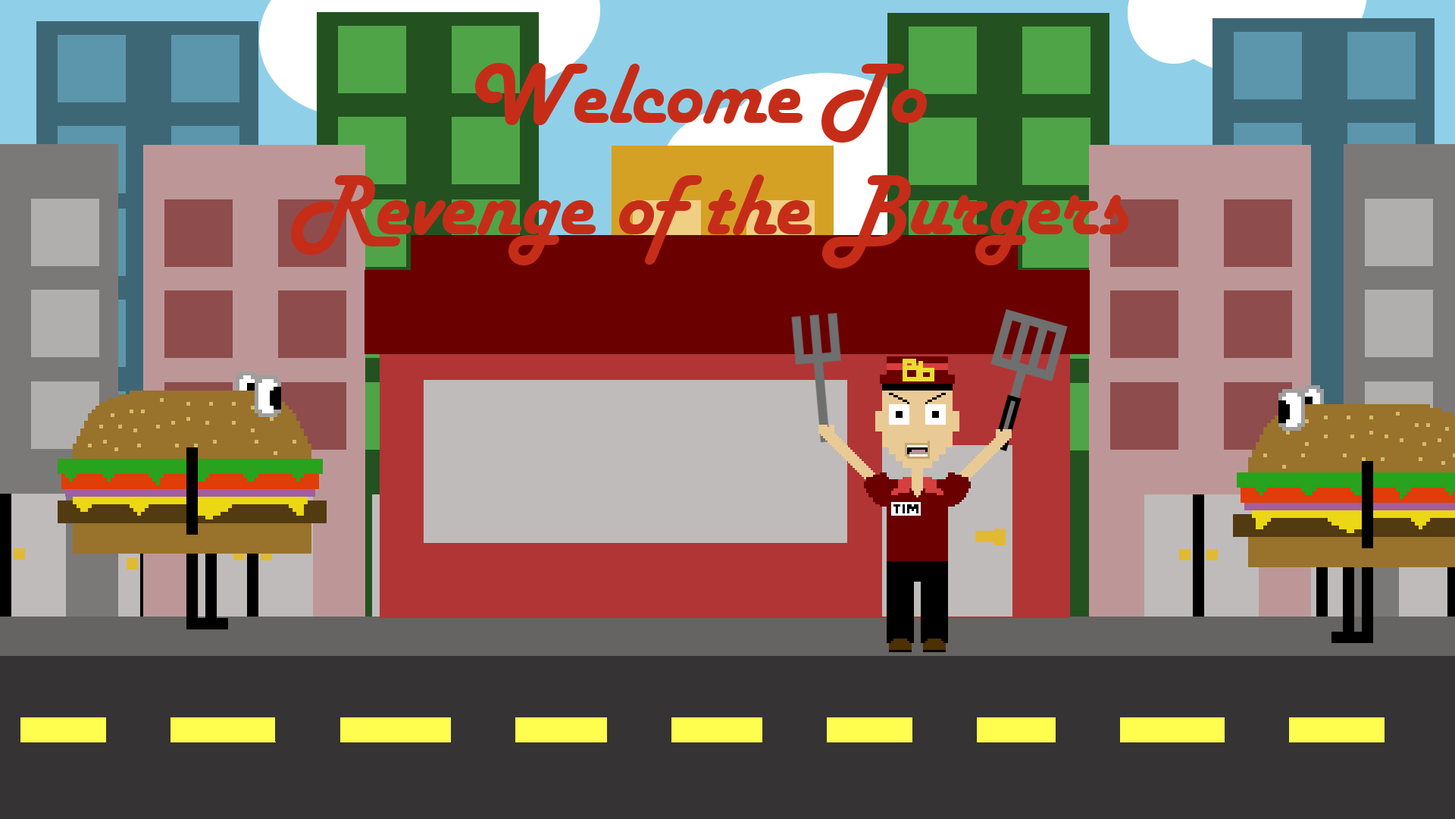
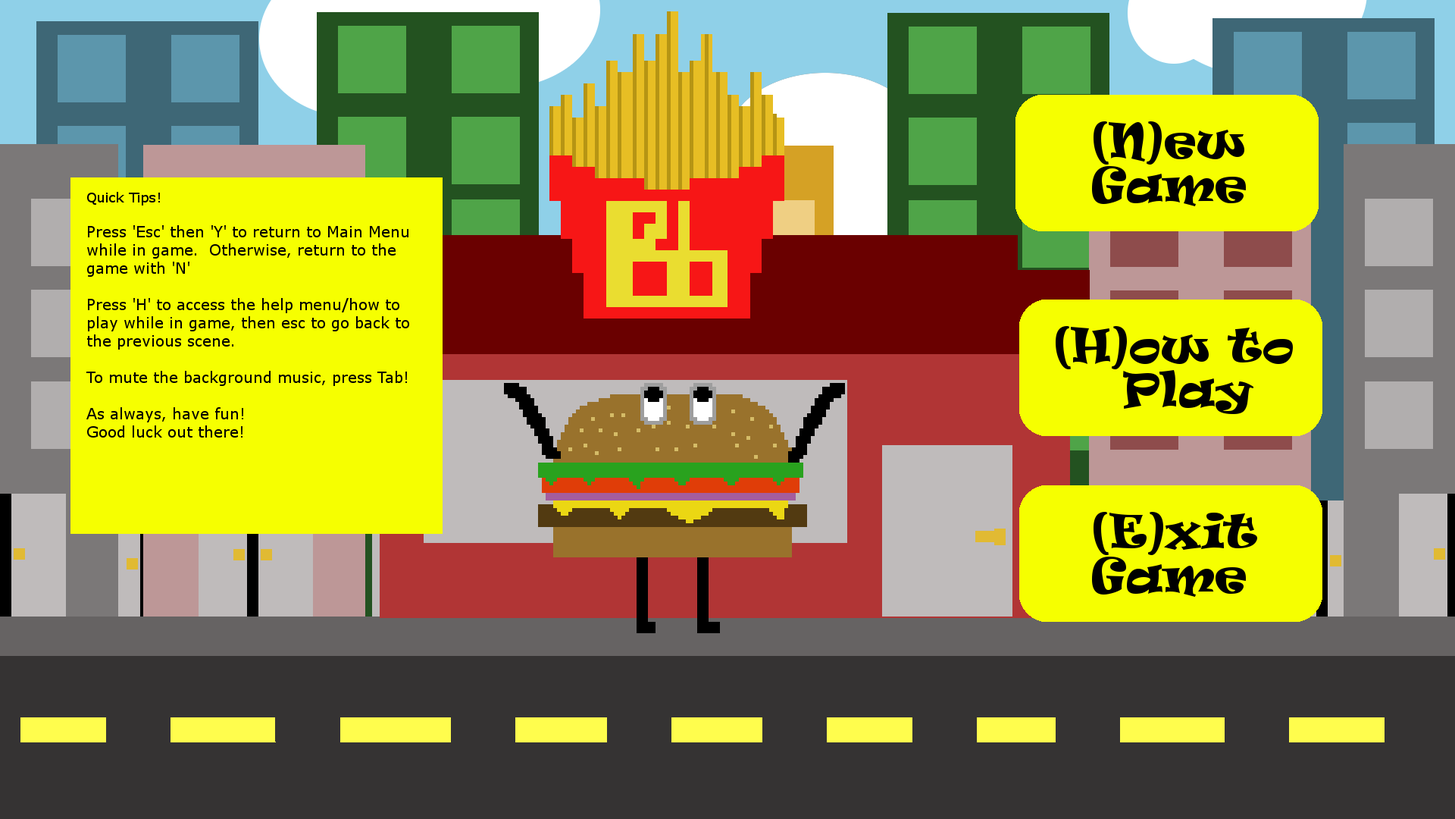
Before/after of a 1455px x 819px layered artwork. What changed in the layer stack:
hid "sprite_1.png #1" over (x1=818, y1=356, x2=1012, y2=652)
hid "Fork.png" over (x1=790, y1=312, x2=843, y2=443)
hid "Spatula.png" over (x1=989, y1=308, x2=1069, y2=452)
showed "(N)ew Game" over (x1=1092, y1=121, x2=1247, y2=207)
showed "(H)ow to ..." over (x1=1055, y1=325, x2=1294, y2=414)
showed "(E)xit ..." over (x1=1092, y1=511, x2=1258, y2=597)
showed "Main Menu Burger" over (x1=504, y1=382, x2=846, y2=633)
showed "Main Menu Vertical Buttons" over (x1=1015, y1=94, x2=1323, y2=622)
added layer "Quick Tips! ..." above "Layer" over (x1=86, y1=191, x2=410, y2=438)
added layer "Layer" above "Main Menu Fries" over (x1=70, y1=177, x2=443, y2=534)
showed "Main Menu Fries" over (x1=549, y1=11, x2=785, y2=319)
hid "Landing Scene Burgers" over (x1=57, y1=371, x2=1455, y2=643)
hid "Welcome To ..." over (x1=291, y1=62, x2=1129, y2=269)
showed "Background Buildings (no center 2)" over (x1=57, y1=144, x2=1455, y2=625)
